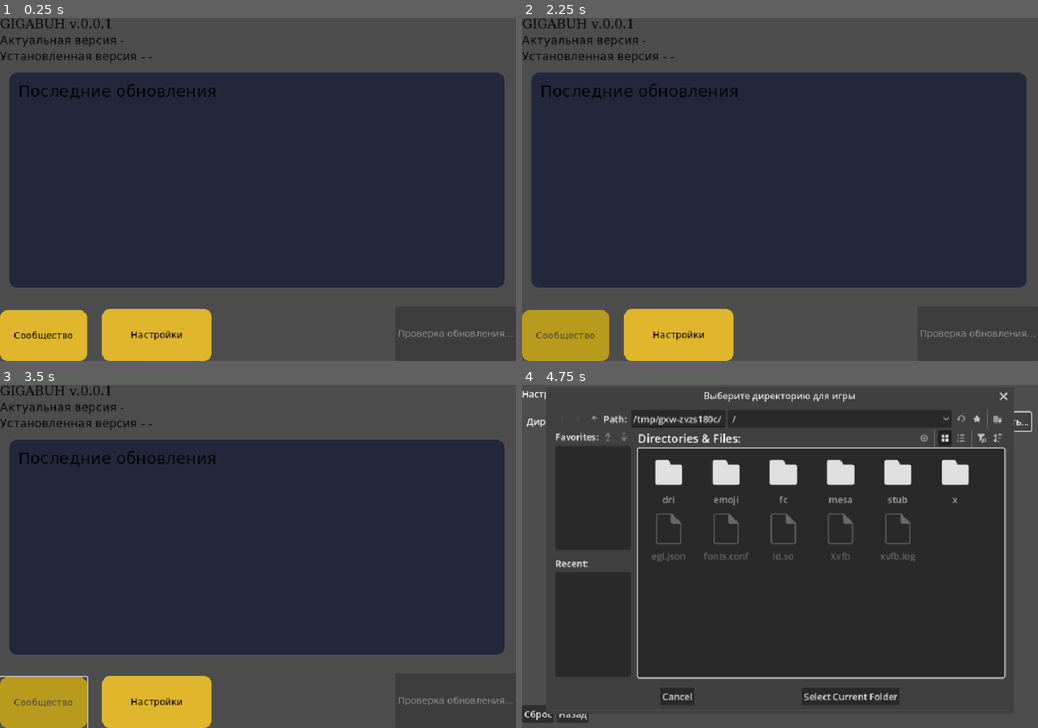
Above: before the commit, frames 1-4 (two rows, left to right).
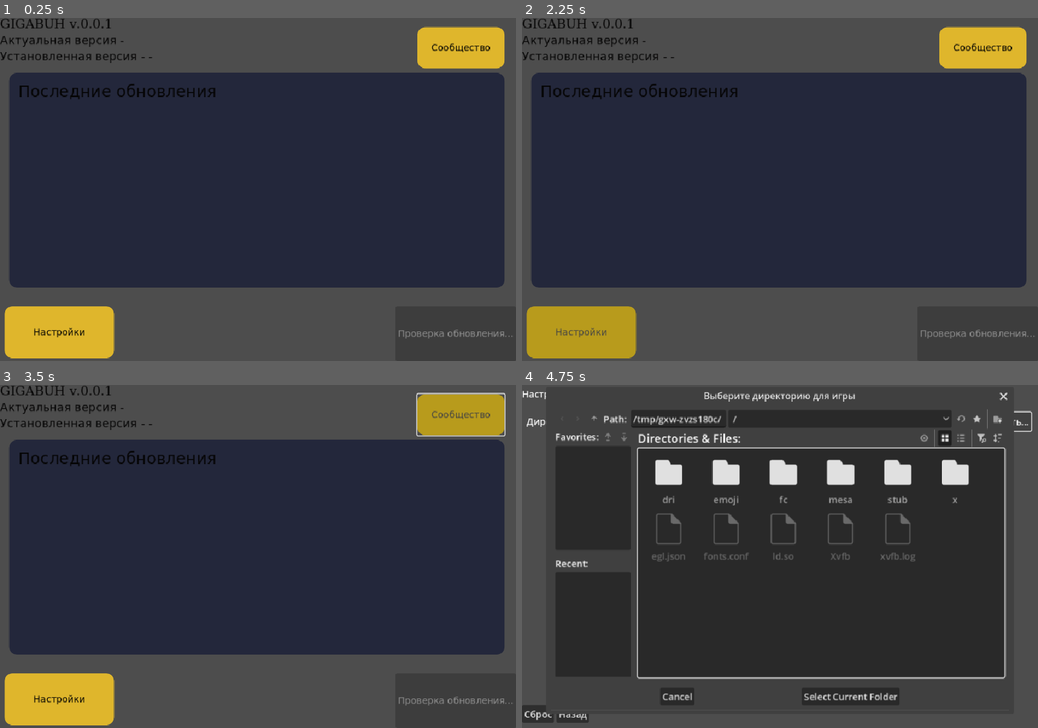
Above: after the commit, the same moments.

Repository: rodd-oss/zapuskalka
Game: Godot game, scene res://scenes/LauncherNative.tscn
Two runs of this game, one before a commit and one after it. Both use one fixed random seed, a clock stepped at 60 frames per second and the inputs below.
Inputs:
- Up to frame 1 (0.25 s): no input
- Up to frame 2 (2.25 s): click "Сообщество" at 0.5 s; click "Настройки" at 1.25 s; click "Назад" at 2 s
- Up to frame 3 (3.5 s): click "Сообщество" at 2.75 s
- Up to frame 4 (4.75 s): click "Настройки" at 3.5 s; click "Выбрать..." at 4.25 s

The runs differ from the first frame. In frame 1, 6.1% of the frame differs, in the area x 0-98%, y 2-100%; in frame 2, 6.3%; in frame 3, 8.2%; in frame 4, less than 0.1%.

Commit message:
emul progress bar ( стоковый годот 4.5 и стоковая http либа не позволяет отслеживать обьем уже переданных байтов до окончания запроса)

Diff:
--- a/scenes/LauncherNative.tscn
+++ b/scenes/LauncherNative.tscn
@@ -56,10 +56,16 @@
 text = "▶ Играть"
 
 [node name="CommunityBtn" type="Button" parent="."]
-layout_mode = 0
-offset_top = 511.0
-offset_right = 152.0
-offset_bottom = 600.0
+custom_minimum_size = Vector2(152, 48)
+layout_mode = 1
+anchors_preset = 2
+anchor_top = 1.0
+anchor_bottom = 1.0
+offset_left = 728.0
+offset_top = -584.0
+offset_right = 880.0
+offset_bottom = -512.0
+grow_vertical = 0
 text = "Сообщество"
 
 [node name="SettingsBtn" type="Button" parent="."]
@@ -69,9 +75,10 @@
 anchor_top = 1.0
 anchor_right = 0.5
 anchor_bottom = 1.0
-offset_left = -272.5
-offset_top = -91.0
-offset_right = -81.5
+offset_left = -442.0
+offset_top = -96.0
+offset_right = -251.0
+offset_bottom = -5.0
 grow_horizontal = 2
 grow_vertical = 0
 text = "Настройки"
@@ -107,3 +114,26 @@
 offset_top = 16.0
 offset_right = 392.0
 offset_bottom = 40.0
+
+[node name="ProgressBar" type="ProgressBar" parent="."]
+custom_minimum_size = Vector2(400, 25)
+layout_mode = 1
+anchors_preset = 5
+anchor_left = 0.5
+anchor_right = 0.5
+offset_left = -242.0
+offset_top = 544.0
+offset_right = 158.0
+offset_bottom = 571.0
+grow_horizontal = 2
+theme = ExtResource("1_a500b")
+value = 50.0
+
+[node name="ProgressLabel" type="Label" parent="."]
+layout_mode = 0
+offset_left = 216.0
+offset_top = 544.0
+offset_right = 360.0
+offset_bottom = 571.0
+theme = ExtResource("1_a500b")
+text = "0%"
--- a/scripts/launcher_native.gd
+++ b/scripts/launcher_native.gd
@@ -16,12 +16,15 @@
 @onready var settings_btn: Button = $SettingsBtn
 @onready var actual_version_label: Label = $Header/ActualVersionLabel
 @onready var installed_version_label: Label = $Header/InstalledVersionLabel
+@onready var progress_bar: ProgressBar = $ProgressBar
+@onready var progress_label: Label = $ProgressLabel
 @onready var http: HTTPRequest = HTTPRequest.new()
 
 # --[ CONSTANTS ]--
 const GITHUB_OWNER := "rodd-oss"
 const GITHUB_REPO := "gigabah"
 const TELEGRAM_CHANNEL := "https://t.me/milanrodd"
+const AVERAGE_DOWNLOAD_SPEED_MBPS := 30.0  # Средняя скорость интернета (30 Мб/с)
 var GITHUB_RELEASE_LATEST_API := "https://api.github.com/repos/%s/%s/releases/latest" % [GITHUB_OWNER, GITHUB_REPO]
 
 # --[ STATE ]--
@@ -34,14 +37,25 @@
 var game_dir := ""
 var status : LauncherStatus = LauncherStatus.CHECKING
 var last_exe_name := ""
-var last_download_size := 0
-var _is_checking_version := false  # Флаг для разделения логики проверки версии и скачивания
+var _is_checking_version := false
+var _download_progress_timer: Timer = null
+var _download_start_time := 0
+var _last_logged_progress := 0
+var _expected_download_time := 15.0  # Дефолтное время в секундах
+var _file_size_bytes := 0  # Размер файла из Content-Length
 
 func _ready() -> void:
 	play_btn.disabled = true
 	play_btn.text = "Проверка обновления..."
 	status = LauncherStatus.CHECKING
 	add_child(http)
+
+	# Инициализация прогресс-бара
+	_init_progress_bar()
+
+	# Создание таймера для мониторинга прогресса скачивания
+	_create_progress_timer()
+
 	play_btn.pressed.connect(_on_play_btn_pressed)
 	settings_btn.pressed.connect(_on_settings_btn_pressed)
 	community_btn.pressed.connect(_on_community_btn_pressed)
@@ -49,6 +63,43 @@
 	_load_game_dir_from_settings()
 	print("[LOG] Сканирование директории для игры:", game_dir)
 	_check_for_updates()
+
+# --- Инициализация прогресс-бара ---
+func _init_progress_bar() -> void:
+	progress_bar.min_value = 0
+	progress_bar.max_value = 100
+	progress_bar.value = 0
+	progress_bar.visible = false
+	progress_label.visible = false
+	print("[LOG] Прогресс-бар инициализирован")
+
+# --- Создание таймера для мониторинга прогресса ---
+func _create_progress_timer() -> void:
+	_download_progress_timer = Timer.new()
+	_download_progress_timer.timeout.connect(_on_progress_timer_timeout)
+	_download_progress_timer.wait_time = 0.5
+	add_child(_download_progress_timer)
+
+# --- Обработчик таймера для отслеживания прогресса ---
+func _on_progress_timer_timeout() -> void:
+	if not _downloading or not http:
+		return
+
+	# Рассчитываем прогресс на основе прошедшего времени и ожидаемого времени скачивания
+	var current_time = Time.get_ticks_msec()
+	var elapsed = (current_time - _download_start_time) / 1000.0
+	var estimated_progress = min(elapsed / _expected_download_time, 0.95)
+
+	progress_bar.value = int(estimated_progress * 100)
+	progress_label.text = "Загрузка... %d%%" % int(estimated_progress * 100)
+
+	# Логируем только при изменении на 5%+
+	if int(estimated_progress * 100) - _last_logged_progress >= 5 or int(estimated_progress * 100) == 95:
+		var status_text = "[DOWNLOAD] Прогресс: %d%%" % int(estimated_progress * 100)
+		if _file_size_bytes > 0:
+			status_text += " (%s)" % _format_bytes(_file_size_bytes)
+		print(status_text)
+		_last_logged_progress = int(estimated_progress * 100)
 
 # --- Управление статусом кнопки ---
 func _set_btn_status(s: LauncherStatus):
@@ -221,7 +272,7 @@
 	elif local_version != remote_version:
 		_set_btn_status(LauncherStatus.UPDATE)
 		is_update_available = true
-		print("[LOG] Доступно обновление с версии ", local_version, " до ", remote_version)
+		print("[LOG] Доступно обновление с версии", local_version, "до", remote_version)
 	else:
 		_set_btn_status(LauncherStatus.PLAY)
 		is_update_available = false
@@ -241,7 +292,7 @@
 					dir.remove(f)
 
 	_downloading = true
-	_is_checking_version = false  # Отключаем флаг проверки версии для скачивания
+	_is_checking_version = false
 	_set_btn_status(LauncherStatus.DOWNLOADING)
 	_set_status("Загрузка файла игры...")
 
@@ -255,17 +306,88 @@
 		http.cancel_request()
 
 	http.request_completed.connect(_on_download_complete.bind(exe_name))
+
+	# Показываем прогресс-бар и запускаем таймер мониторинга
+	progress_bar.visible = true
+	progress_label.visible = true
+	progress_bar.value = 0
+	progress_label.text = "Начало загрузки..."
+	_last_logged_progress = 0
+
+	# Сохраняем время начала скачивания
+	_download_start_time = Time.get_ticks_msec()
+
+	if _download_progress_timer:
+		_download_progress_timer.start()
+
 	var err = http.request(download_url, ["User-Agent: GigabahLauncher"])
 	if err != OK:
 		_set_status("Ошибка при запуске загрузки")
 		_downloading = false
+		progress_bar.visible = false
+		progress_label.visible = false
+		if _download_progress_timer:
+			_download_progress_timer.stop()
+
+# --- Расчет ожидаемого времени скачивания на основе размера файла ---
+func _calculate_expected_download_time(file_size_bytes: int) -> float:
+	if file_size_bytes <= 0:
+		return 15.0  # Дефолтное значение
+
+	# Конвертируем в мегабайты
+	var file_size_mb = float(file_size_bytes) / (1024.0 * 1024.0)
+
+	# Рассчитываем время: размер файла / скорость интернета
+	# Формула: время (сек) = размер_mb / скорость_mbps
+	var expected_time = file_size_mb / AVERAGE_DOWNLOAD_SPEED_MBPS
+
+	# Добавляем 20% буфера на задержки сетевого взаимодействия
+	expected_time *= 1.2
+
+	# Минимум 5 секунд, максимум 120 секунд
+	expected_time = clamp(expected_time, 5.0, 120.0)
+
+	print("[LOG] Ожидаемое время скачивания: %.1f сек (размер: %s, скорость: %.1f Мб/с)" % [expected_time, _format_bytes(file_size_bytes), AVERAGE_DOWNLOAD_SPEED_MBPS])
+
+	return expected_time
+
+# --- Форматирование размера файла в читаемый вид ---
+func _format_bytes(bytes: int) -> String:
+	var file_size = float(bytes)
+	var units = ["B", "KB", "MB", "GB"]
+	var unit_index = 0
+	while file_size >= 1024 and unit_index < units.size() - 1:
+		file_size /= 1024
+		unit_index += 1
+	return "%.2f %s" % [file_size, units[unit_index]]
+
+# --- Получение размера файла из заголовков ответа ---
+func _extract_file_size_from_headers(headers: PackedStringArray) -> int:
+	for h in headers:
+		if h.to_lower().begins_with("content-length:"):
+			var size_str = h.split(":")[1].strip_edges()
+			var file_size = int(size_str)
+			if file_size > 0:
+				print("[LOG] Размер файла из Content-Length: %s" % _format_bytes(file_size))
+				return file_size
+	return 0
 
 func _on_download_complete(result, code, headers, body, exe_name) -> void:
 	_downloading = false
+
+	# Останавливаем таймер мониторинга
+	if _download_progress_timer:
+		_download_progress_timer.stop()
+
+	# Устанавливаем прогресс-бар на 100% при завершении скачивания
+	progress_bar.value = 100
+	progress_label.text = "Загрузка... 100%"
 
 	if result != HTTPRequest.RESULT_SUCCESS or code != 200:
 		_set_status("Ошибка при загрузке файла")
 		_set_btn_status(LauncherStatus.RETRY)
+		progress_bar.visible = false
+		progress_label.visible = false
 		return
 
 	var content_type = ""
@@ -281,6 +403,8 @@
 	if body.size() <= 1024 * 1024:
 		_set_status("Ошибка: файл слишком мал для exe, возможна ошибка загрузки!")
 		_set_btn_status(LauncherStatus.RETRY)
+		progress_bar.visible = false
+		progress_label.visible = false
 		return
 
 	# Проверка сигнатуры MZ
@@ -292,16 +416,22 @@
 			f.store_buffer(body)
 			f.close()
 			_set_status("Игра успешно установлена!")
-			print("[LOG] Игра успешно сохранена, размер:", body.size(), "байт")
+			print("[LOG] Игра успешно сохранена, размер:", _format_bytes(body.size()))
+			progress_bar.visible = false
+			progress_label.visible = false
 			# Автоматическая перепроверка после скачивания
 			_scan_local_game()
 			_compare_versions()
 		else:
 			_set_status("Ошибка: не удалось сохранить файл")
 			_set_btn_status(LauncherStatus.RETRY)
+			progress_bar.visible = false
+			progress_label.visible = false
 	else:
 		_set_status("Ошибка: получен некорректный файл")
 		_set_btn_status(LauncherStatus.RETRY)
+		progress_bar.visible = false
+		progress_label.visible = false
 
 func _launch_game() -> void:
 	var exe_path = _find_local_exe()
